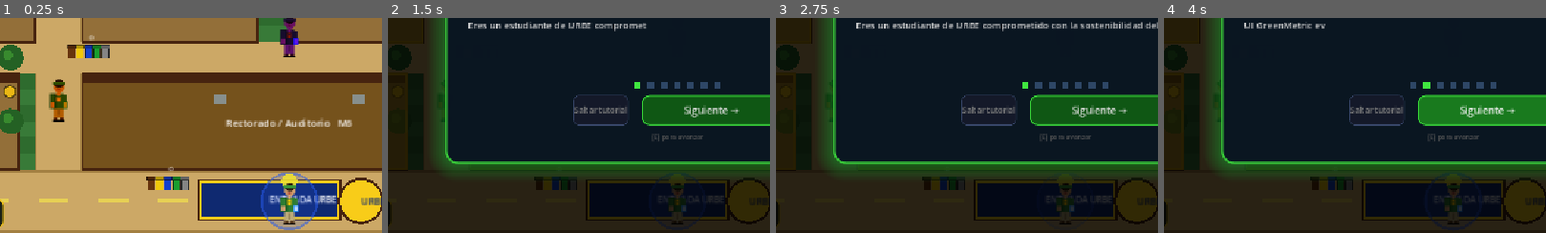
Above: before the commit, frames 1-4 (left to right).
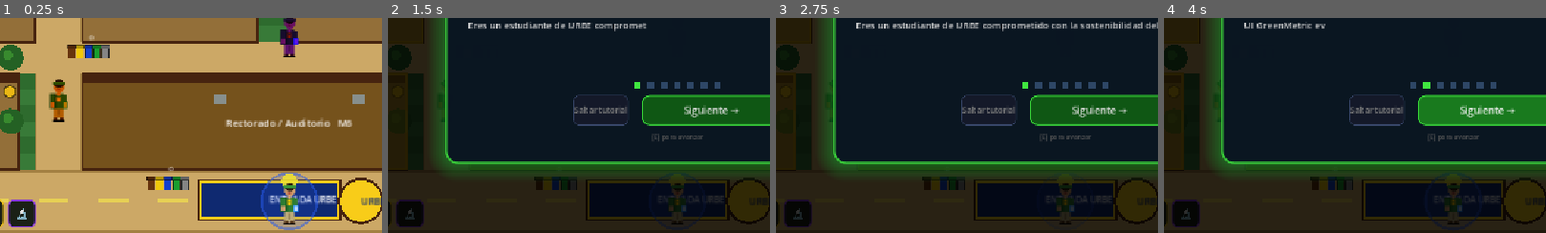
Above: after the commit, the same moments.

Repository: thewasiii123/green-metric-urbe
Game: Godot game, scene res://scenes/mapa/scene_mapa_mundo.tscn
Same seed, same stepped clock (60 frames per second), same inputs: the game is played once before the commit and once after it. This scene is started directly instead of the project's main scene.
Inputs (mouse positions are % of the whole screen's width and height, from its top left):
- Up to frame 1 (0.25 s): no input
- Up to frame 2 (1.5 s): click "🌡" at 0.5 s; click "📊" at 1.25 s
- Up to frame 3 (2.75 s): click "🏆" at 2 s
- Up to frame 4 (4 s): click (15, 96) at 2.75 s, where only the run after the commit has a clickable "🔬"; click "Siguiente →" at 3.5 s
The pictures show only the part of the screen within x 12-62%, y 50-100%; the shares and areas given below are measured in that part.

The runs differ from the first frame. In frame 1, 0.9% of the frame differs, in the area x 2-10%, y 84-98%; in frame 2, 0.8%; in frame 3, 0.8%; in frame 4, 0.8%.

Commit message:
Fix minijuego and simulador: results screen, sounds, M3 progress, toolbar button
minijuego_residuos.gd:
- Add results overlay panel that appears when game ends (3.5s then hides)
- Shows stars (⭐/⭐⭐/⭐⭐⭐), correct count, and XP earned
- Incorrect answer now shows which bin was correct
- Sound effects: _sfx("xp") on correct, _sfx("error") on wrong,
  _sfx("mision") on game complete
- _boton_nombre() helper for readable bin type names

SceneMapaMundo.gd:
- _on_minijuego_completado: now updates _progreso_modulos[3], calls
  _actualizar_sidebar(), guardar_progreso() and _mostrar_mision_completada()
- Add _abrir_simulador() function
- Add 🔬 button to bottom-left toolbar (4th slot, offset 152px)
  triggering _abrir_simulador()

simulador_decision.gd:
- Remove SIZE_EXPAND_FILL from _barra_preview so the hardcoded
  360px width matches the tween target correctly

Co-Authored-By: Claude Sonnet 4.6 <noreply@anthropic.com>

Diff:
--- a/scenes/mapa/SceneMapaMundo.gd
+++ b/scenes/mapa/SceneMapaMundo.gd
@@ -681,6 +681,13 @@
 func _on_minijuego_completado(xp: int) -> void:
 	_aplicar_xp(xp, "mision_residuos")
 	EconomiaManager.ganar_creditos(xp / 5)
+	# Actualizar progreso M3 en sidebar (10 aciertos = 50 XP máx → 100%)
+	var pct  : float = clampf(float(xp) / 50.0, 0.0, 1.0)
+	var prev : float = float(_progreso_modulos.get(3, 0.0))
+	_progreso_modulos[3] = clampf(prev + pct * 0.5, 0.0, 1.0)
+	_actualizar_sidebar()
+	SupabaseManager.guardar_progreso(3, int(pct * 100), xp, xp >= 40)
+	_mostrar_mision_completada("mision_residuos", xp)
 
 func _aplicar_xp(xp: int, mision_id: String) -> void:
 	var nivel_antes := _nivel_actual
@@ -1399,6 +1406,13 @@
 	_resultados_ui.mostrar(_progreso_modulos, _xp_total)
 
 
+func _abrir_simulador() -> void:
+	if not is_instance_valid(_sim_decision_ui): return
+	if _sim_decision_ui.visible: return
+	_sim_decision_ui.mostrar(0)
+	_sfx("zona")
+
+
 func _verificar_misiones_completadas() -> void:
 	var total_completadas : int = 0
 	for mod_id in _progreso_modulos.keys():
@@ -1429,6 +1443,8 @@
 		 "accion": func(): _abrir_resultados()},
 		{"emoji": "🏆", "tip": "Tabla de clasificación",     "borde": Color(0.90, 0.72, 0.08),
 		 "accion": func(): _leaderboard_ui.mostrar()},
+		{"emoji": "🔬", "tip": "Simulador de decisiones",    "borde": Color(0.55, 0.22, 0.90),
+		 "accion": func(): _abrir_simulador()},
 	]
 
 	for i in DEFS.size():
--- a/scenes/ui/minijuego_residuos.gd
+++ b/scenes/ui/minijuego_residuos.gd
@@ -44,6 +44,10 @@
 var _btn_organico    : Button    = null
 var _btn_no_recic    : Button    = null
 var _tiempo_bar_fill : ColorRect = null
+var _res_overlay     : Panel     = null
+var _res_titulo_lbl  : Label     = null
+var _res_score_lbl   : Label     = null
+var _res_xp_lbl      : Label     = null
 
 # ── Estado ────────────────────────────────────────────────────
 var _residuos_mezclados : Array  = []
@@ -123,12 +127,10 @@
 	var r        : Dictionary = _residuos_mezclados[_indice]
 	var correcto : bool       = (tipo_elegido == r["tipo"])
 
-	# Deshabilitar botones
 	_btn_reciclable.disabled = true
 	_btn_organico.disabled   = true
 	_btn_no_recic.disabled   = true
 
-	# Colorear respuesta
 	var btn_elegido : Button = _boton_por_tipo(tipo_elegido)
 	var btn_correct : Button = _boton_por_tipo(r["tipo"])
 
@@ -138,11 +140,13 @@
 		_aciertos += 1
 		_feedback_lbl.add_theme_color_override("font_color", Color(0.25, 0.88, 0.25))
 		_feedback_lbl.text = "✓ ¡Correcto!  +%d XP" % XP_POR_ACIERTO
+		_sfx("xp")
 	else:
 		_btn_rojo(btn_elegido)
 		_btn_verde(btn_correct)
 		_feedback_lbl.add_theme_color_override("font_color", Color(0.90, 0.28, 0.28))
-		_feedback_lbl.text = "✗ Incorrecto"
+		_feedback_lbl.text = "✗ Incorrecto — era: %s" % _boton_nombre(r["tipo"])
+		_sfx("error")
 
 	_dato_lbl.text = "💡 " + r["dato"]
 
@@ -156,8 +160,39 @@
 
 func _terminar() -> void:
 	_activo = false
-	hide()
-	minijuego_completado.emit(_xp_total)
+	_mostrar_resultado()
+
+
+func _mostrar_resultado() -> void:
+	var razon   : String = "⏱ Tiempo agotado" if _tiempo_restante <= 0 else "✓ ¡Ronda completa!"
+	var estrellas : String = "⭐⭐⭐" if _aciertos == _residuos_mezclados.size() \
+		else ("⭐⭐" if _aciertos >= _residuos_mezclados.size() * 0.7 else "⭐")
+	_res_titulo_lbl.text = razon + "  " + estrellas
+	_res_score_lbl.text  = "%d / %d clasificados correctamente" % [_aciertos, _residuos_mezclados.size()]
+	_res_xp_lbl.text     = "+%d XP ganados" % _xp_total
+	_res_overlay.modulate.a = 0.0
+	_res_overlay.visible    = true
+	var tw := create_tween()
+	tw.tween_property(_res_overlay, "modulate:a", 1.0, 0.3)
+	tw.tween_interval(3.0)
+	tw.tween_callback(func():
+		hide()
+		_res_overlay.visible = false
+		minijuego_completado.emit(_xp_total))
+	_sfx("mision")
+
+
+func _sfx(nombre: String) -> void:
+	var am = get_node_or_null("/root/AudioManager")
+	if am: am.tocar(nombre)
+
+
+func _boton_nombre(tipo: int) -> String:
+	match tipo:
+		Tipo.RECICLABLE:    return "Reciclable"
+		Tipo.ORGANICO:      return "Orgánico"
+		Tipo.NO_RECICLABLE: return "No reciclable"
+	return ""
 
 
 func _actualizar_barra_tiempo() -> void:
@@ -339,6 +374,40 @@
 	_feedback_lbl.add_theme_font_size_override("font_size", 15)
 	_feedback_lbl.custom_minimum_size = Vector2(0, 24)
 	vbox.add_child(_feedback_lbl)
+
+	# ── Overlay de resultados (aparece al terminar) ────────────
+	_res_overlay = Panel.new()
+	_res_overlay.set_anchors_and_offsets_preset(Control.PRESET_FULL_RECT)
+	var rs := StyleBoxFlat.new()
+	rs.bg_color = Color(0.04, 0.10, 0.06, 0.96)
+	rs.set_corner_radius_all(14)
+	_res_overlay.add_theme_stylebox_override("panel", rs)
+	_res_overlay.visible = false
+	panel.add_child(_res_overlay)
+
+	var res_vbox := VBoxContainer.new()
+	res_vbox.alignment = BoxContainer.ALIGNMENT_CENTER
+	res_vbox.add_theme_constant_override("separation", 18)
+	res_vbox.set_anchors_and_offsets_preset(Control.PRESET_FULL_RECT)
+	_res_overlay.add_child(res_vbox)
+
+	_res_titulo_lbl = Label.new()
+	_res_titulo_lbl.horizontal_alignment = HORIZONTAL_ALIGNMENT_CENTER
+	_res_titulo_lbl.add_theme_font_size_override("font_size", 26)
+	_res_titulo_lbl.add_theme_color_override("font_color", Color(0.30, 1.00, 0.42))
+	res_vbox.add_child(_res_titulo_lbl)
+
+	_res_score_lbl = Label.new()
+	_res_score_lbl.horizontal_alignment = HORIZONTAL_ALIGNMENT_CENTER
+	_res_score_lbl.add_theme_font_size_override("font_size", 18)
+	_res_score_lbl.add_theme_color_override("font_color", Color(0.92, 0.92, 0.92))
+	res_vbox.add_child(_res_score_lbl)
+
+	_res_xp_lbl = Label.new()
+	_res_xp_lbl.horizontal_alignment = HORIZONTAL_ALIGNMENT_CENTER
+	_res_xp_lbl.add_theme_font_size_override("font_size", 22)
+	_res_xp_lbl.add_theme_color_override("font_color", Color(1.00, 0.85, 0.18))
+	res_vbox.add_child(_res_xp_lbl)
 
 
 func _crear_boton(texto: String, bg: Color, borde: Color) -> Button:
--- a/scenes/ui/simulador_decision.gd
+++ b/scenes/ui/simulador_decision.gd
@@ -326,8 +326,7 @@
 	imp_row.add_child(imp_lbl)
 
 	_barra_preview = ColorRect.new()
-	_barra_preview.custom_minimum_size   = Vector2(360, 12)
-	_barra_preview.size_flags_horizontal = Control.SIZE_EXPAND_FILL
+	_barra_preview.custom_minimum_size = Vector2(360, 12)
 	_barra_preview.color = Color(0.10, 0.18, 0.12)
 	imp_row.add_child(_barra_preview)
 
